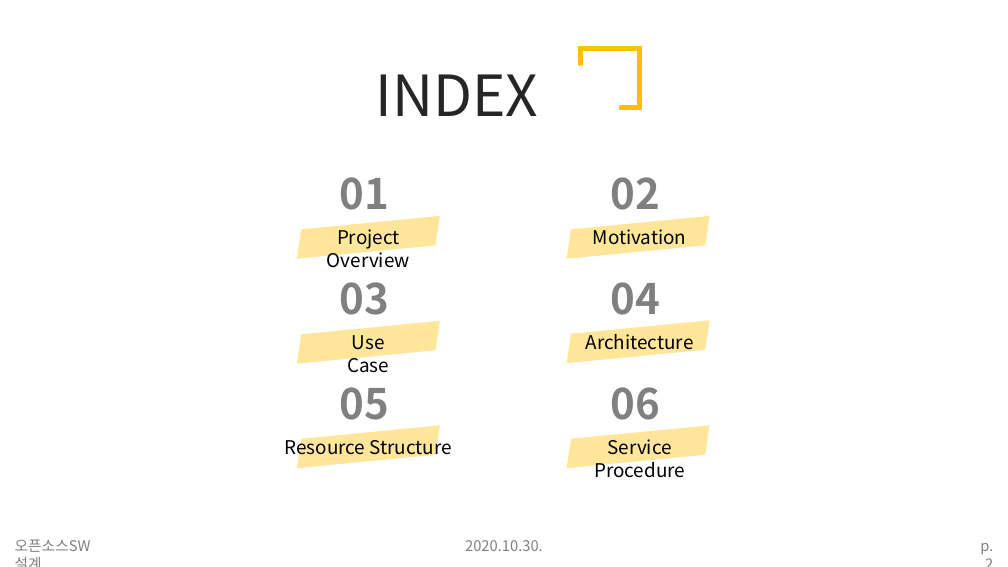
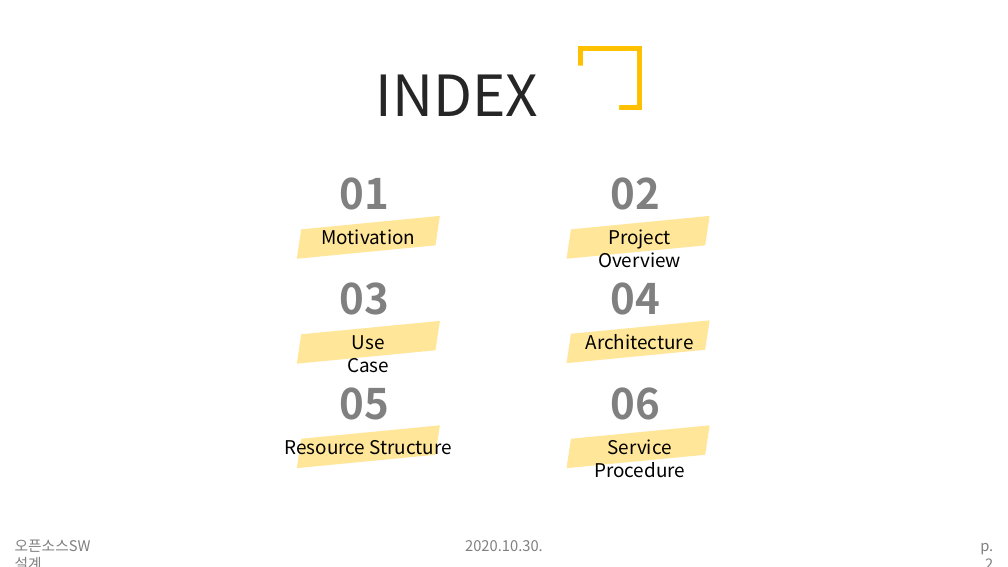
Before and after one commit to duribeon/Hand-Sanitizer, a slide deck: slide 2 of 3_Interim Project Presentation/Interim Project Presentation - 두리번두리번.pptx. Drawn at 1008x567 pixels with LibreOffice and Linux fonts; fonts in the diff are those of the drawing. Boxes give left, top, right and bottom in pixels: in the first picture for what was removed or moved away, otherwise in the second. Text is boxed around its words. In the diff, an @@ line names an element or a change of style, - is before the commit and + after.

Commit message:
added 1_Project Overview

```diff
--- a/3_Interim Project Presentation/Interim Project Presentation - 두리번두리번.pptx
+++ b/3_Interim Project Presentation/Interim Project Presentation - 두리번두리번.pptx
@@ text "Motivation": place and size @@
-text "Motivation" at (593,225,687,250)
+text "Motivation" at (321,225,415,250)
@@ text "Project Overview": place and size @@
-text "Project Overview" at (327,225,410,268)
+text "Project Overview" at (598,225,681,268)
```
Also in this commit, not shown: 5 other slides changed, 3 slides added.
